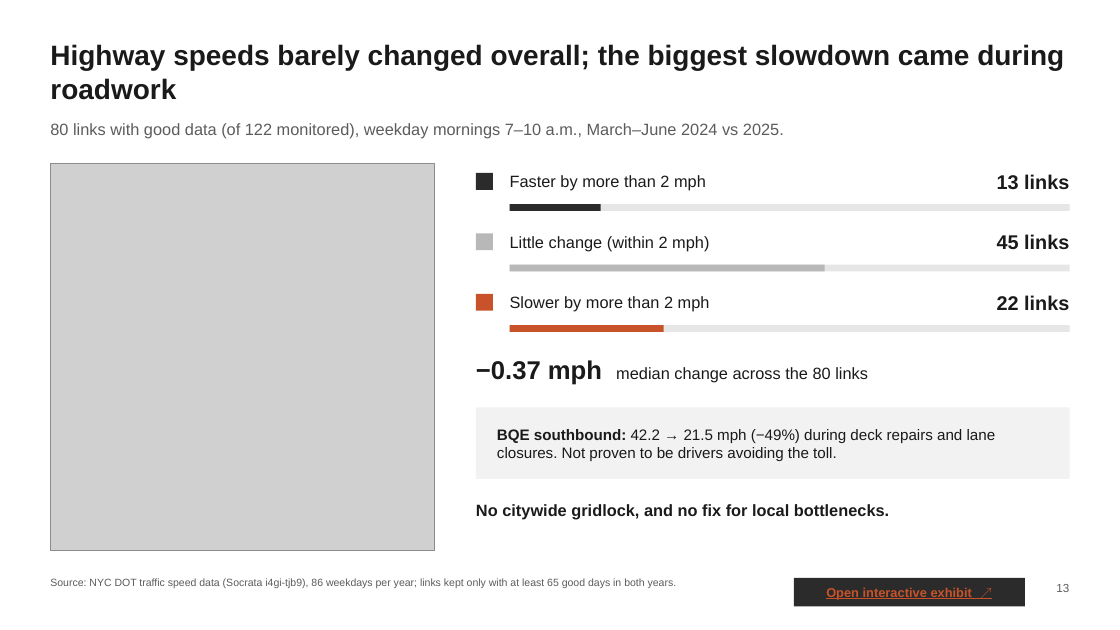
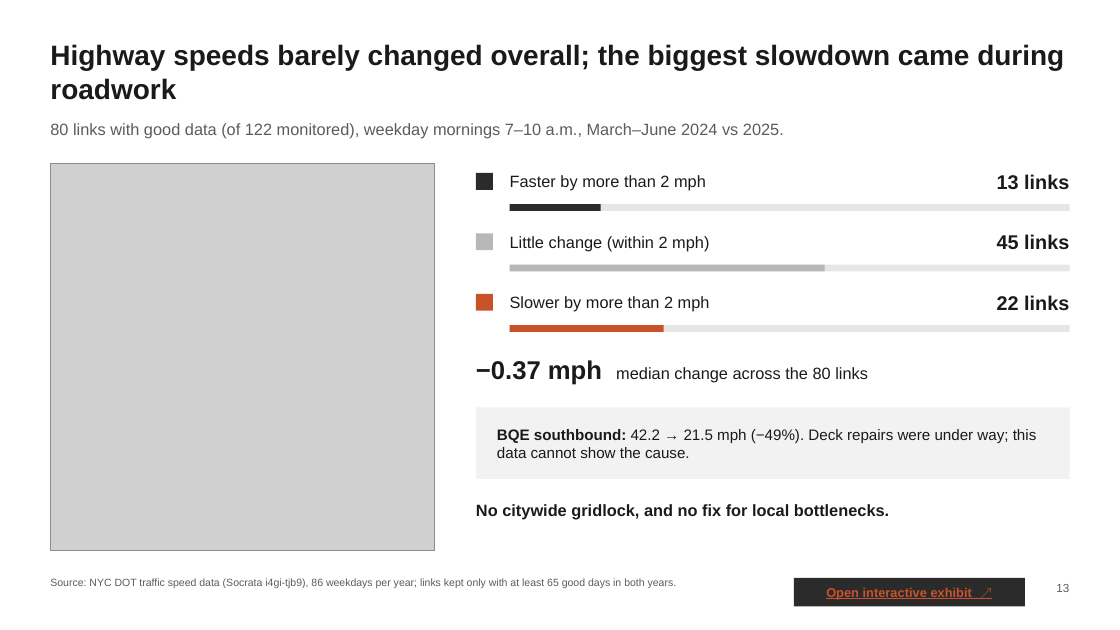
Before and after one commit to saka07/nyc-mobility-atlas, a slide deck: slide 13 of NYC_Mobility_Strategy.pptx. Drawn at 1120x630 pixels with LibreOffice and Linux fonts; fonts in the diff are those of the drawing; grey boxes stand for pictures. Boxes give left, top, right and bottom in pixels: in the first picture for what was removed or moved away, otherwise in the second. Text is boxed around its words. In the diff, an @@ line names an element or a change of style, - is before the commit and + after.

```diff
--- a/NYC_Mobility_Strategy.pptx
+++ b/NYC_Mobility_Strategy.pptx
@@ text at bbox=[497, 429, 1037, 458]: text changed @@
-BQE southbound: 42.2 → 21.5 mph (−49%) during deck repairs and lane closures. Not proven to be drivers avoiding the toll.
+BQE southbound: 42.2 → 21.5 mph (−49%). Deck repairs were under way; this data cannot show the cause.
```
Also in this commit, not shown: 3 other slides changed, 7 other files.
